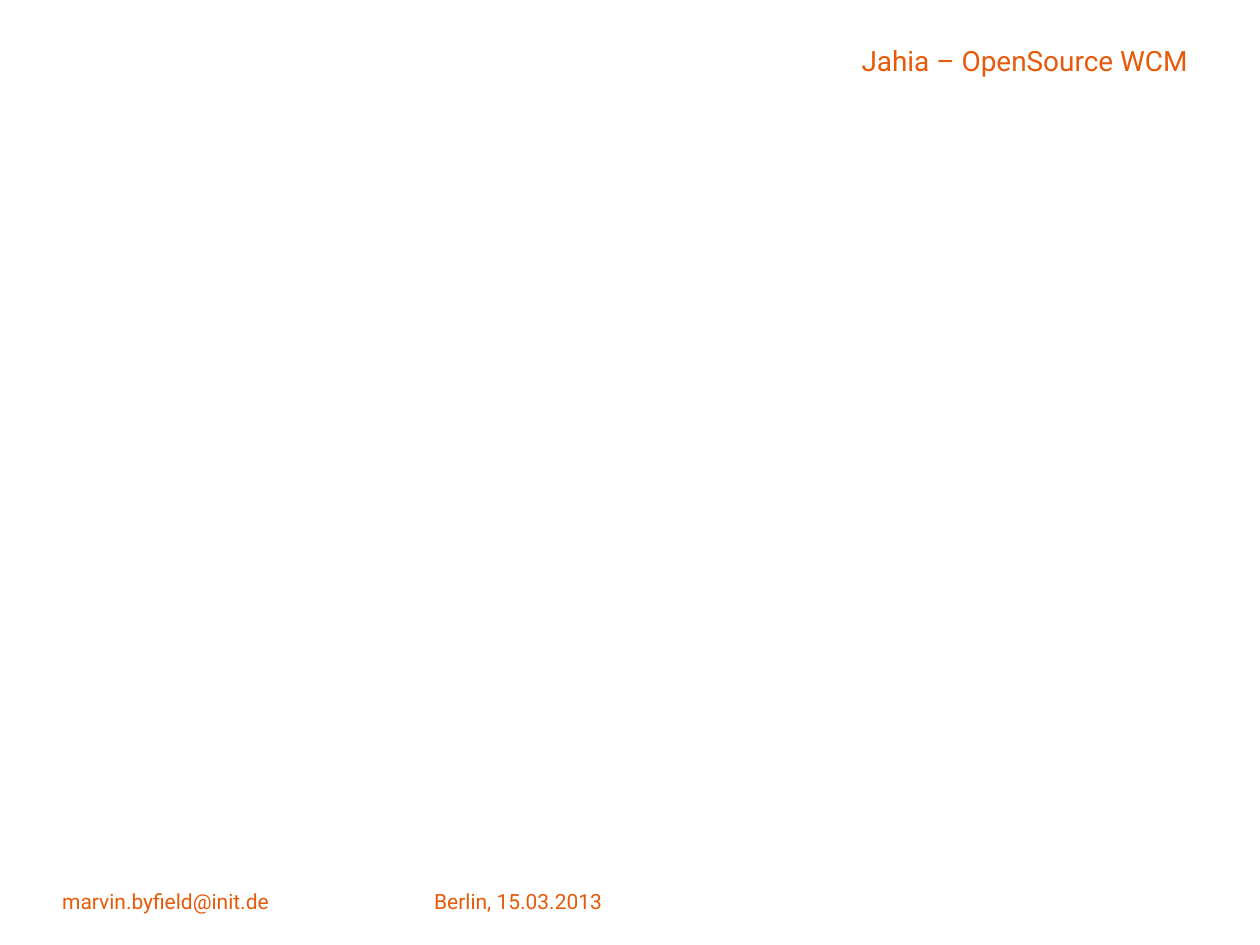
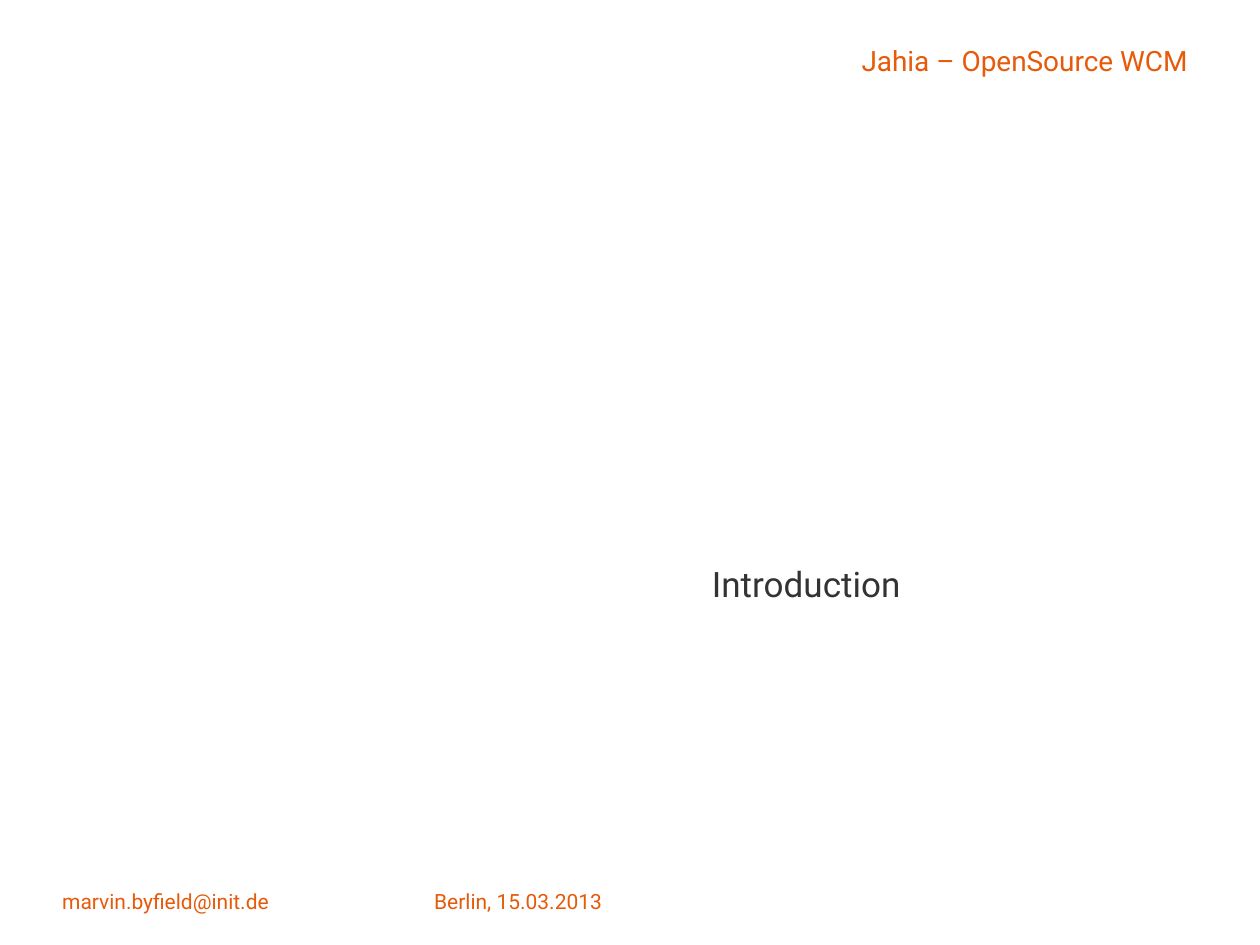
Before and after one commit to Malcolm-X/work, a slide deck: slide 4 of jahia_einführung.pptx (slide 3 before the commit). Drawn at 1260x945 pixels with LibreOffice and Linux fonts; fonts in the diff are those of the drawing; background and template pictures are left out. Boxes give left, top, right and bottom in pixels: in the first picture for what was removed or moved away, otherwise in the second. Text is boxed around its words. In the diff, an @@ line names an element or a change of style, - is before the commit and + after.

Commit message:
splitting presentation
Splitted Jahia Presentation in 2 parts

```diff
--- a/jahia_einführung.pptx
+++ b/jahia_einführung.pptx
@@ text added at (712,570,900,598), 20 pt, text #333333 @@
+Introduction
```
Also in this commit, not shown: 11 other slides changed, 12 slides added.
